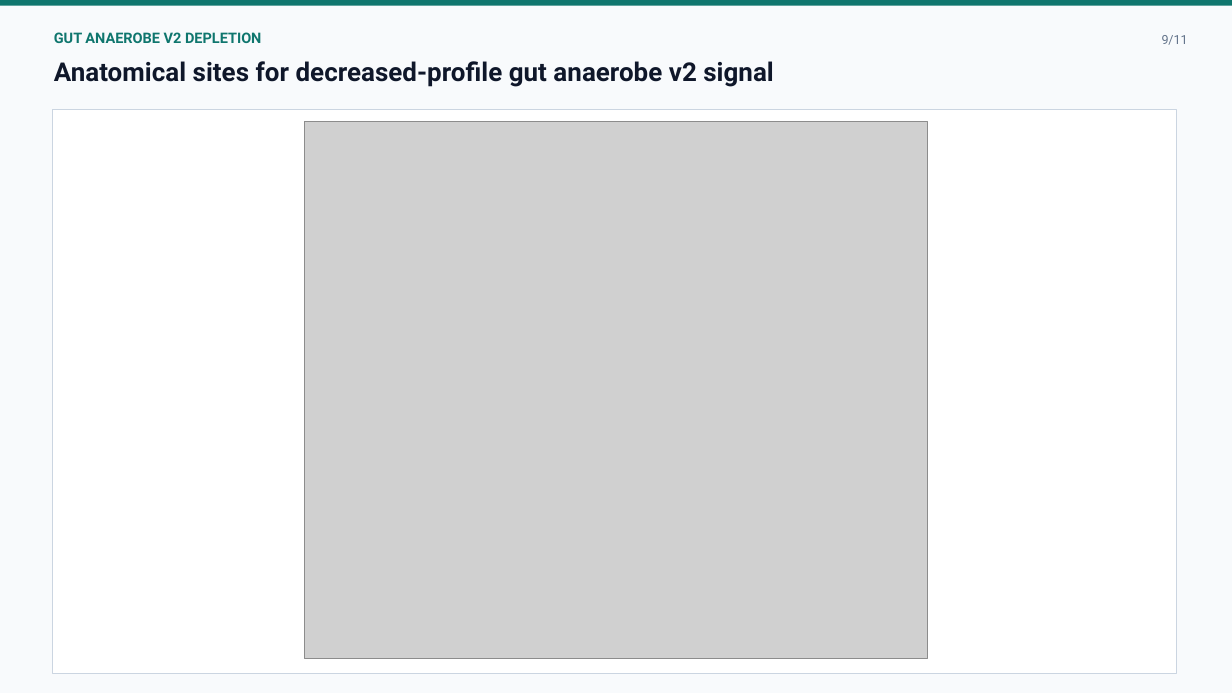
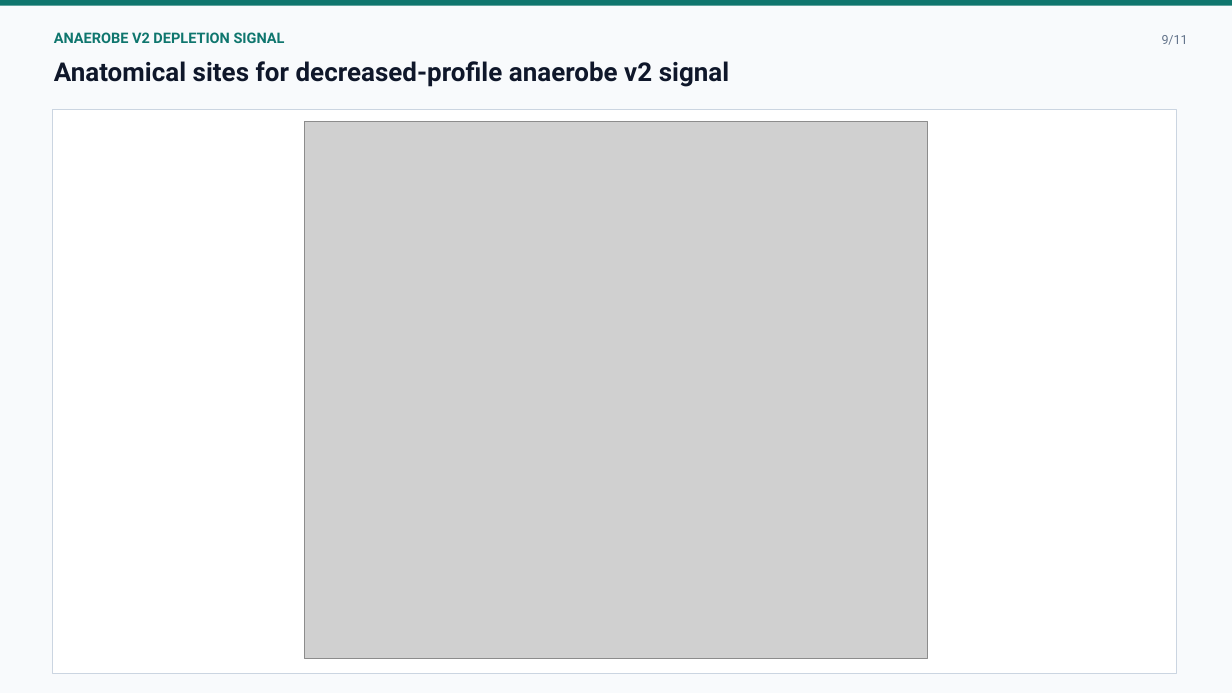
Before and after one commit to CultureBotAI/microbial-trait-profiling, a slide deck: slide 9 of trait-visualization/trait-profile-investigation/trait_profile_investigation_figures.pptx. Drawn at 1232x693 pixels with LibreOffice and Linux fonts; fonts in the diff are those of the drawing; grey boxes stand for pictures. Boxes give left, top, right and bottom in pixels: in the first picture for what was removed or moved away, otherwise in the second. Text is boxed around its words. In the diff, an @@ line names an element or a change of style, - is before the commit and + after.

Commit message:
Update trait profile investigation outputs

```diff
--- a/trait-visualization/trait-profile-investigation/trait_profile_investigation_figures.pptx
+++ b/trait-visualization/trait-profile-investigation/trait_profile_investigation_figures.pptx
@@ text at [54,32,285,43]: text changed @@
-GUT ANAEROBE V2 DEPLETION
+ANAEROBE V2 DEPLETION SIGNAL
@@ text at [54,61,729,87]: text changed @@
-Anatomical sites for decreased-profile gut anaerobe v2 signal
+Anatomical sites for decreased-profile anaerobe v2 signal
```
Also in this commit, not shown: 4 other slides changed, 55 other files.
